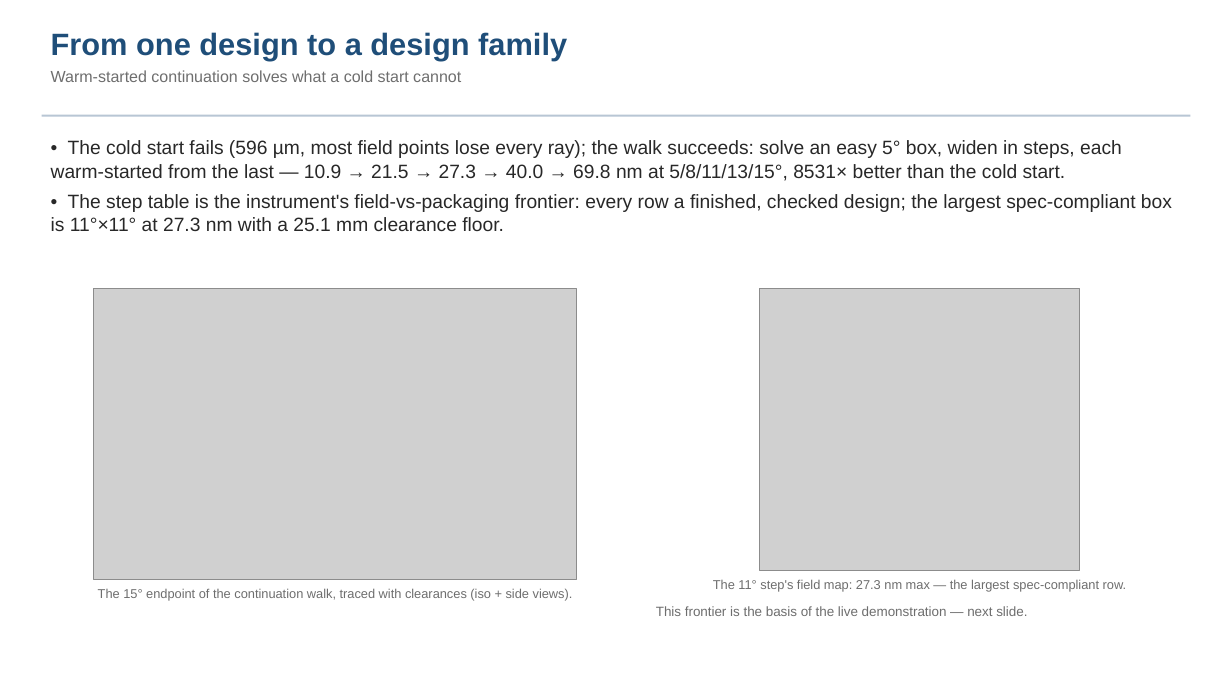
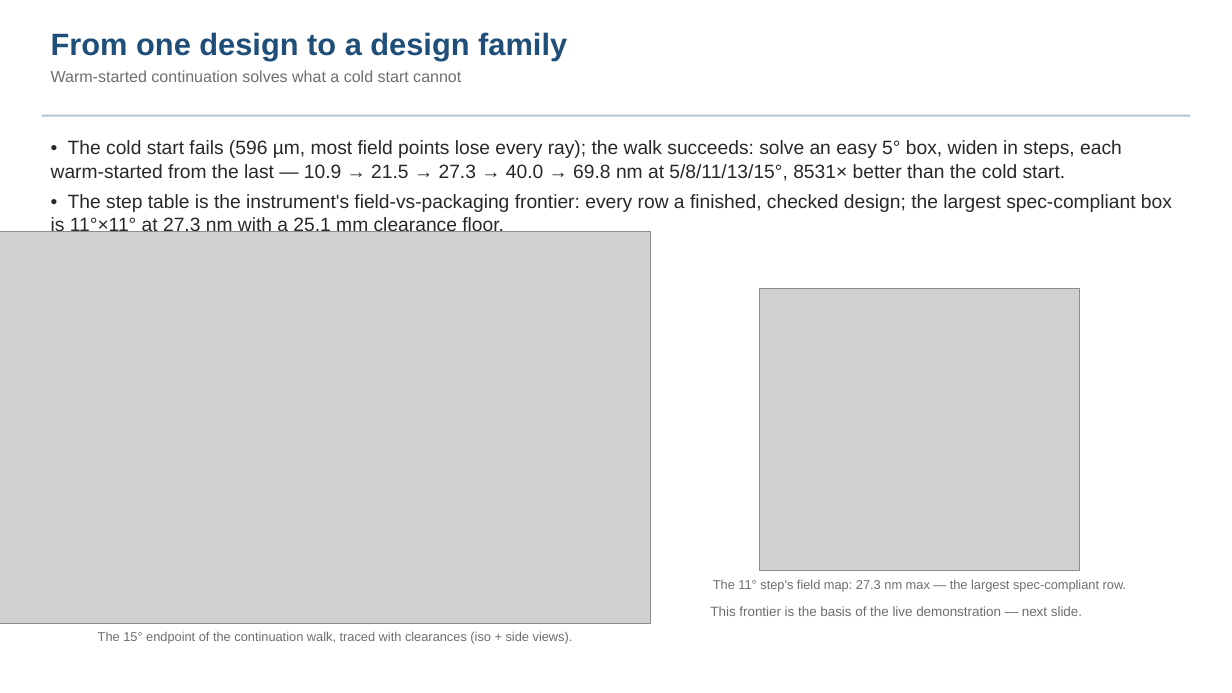
Before and after one commit to nasa-jpl/macos, a slide deck: slide 8 of demo_session/deck_keysight.pptx. Drawn at 1232x693 pixels with LibreOffice and Linux fonts; fonts in the diff are those of the drawing; grey boxes stand for pictures. Boxes give left, top, right and bottom in pixels: in the first picture for what was removed or moved away, otherwise in the second. Text is boxed around its words. In the diff, an @@ line names an element or a change of style, - is before the commit and + after.

```diff
--- a/demo_session/deck_keysight.pptx
+++ b/demo_session/deck_keysight.pptx
@@ picture: place and size @@
-picture at bbox=[93, 288, 577, 579]
+picture at bbox=[0, 232, 651, 624]
@@ text "This frontier is the basis ...": place and size @@
-text "This frontier is the basis ..." at bbox=[656, 606, 1027, 616]
+text "This frontier is the basis ..." at bbox=[710, 606, 1082, 616]
@@ text "The 15° endpoint of the ...": place and size @@
-text "The 15° endpoint of the ..." at bbox=[98, 588, 573, 601]
+text "The 15° endpoint of the ..." at bbox=[98, 631, 573, 644]
```
Also in this commit, not shown: 7 other slides changed, 4 other files.
